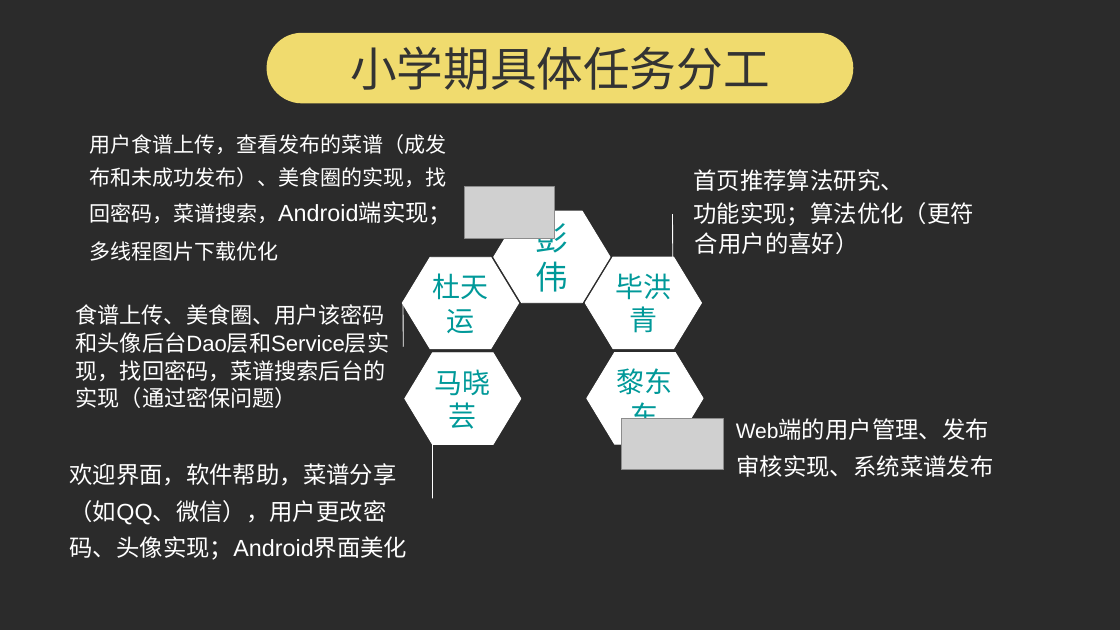
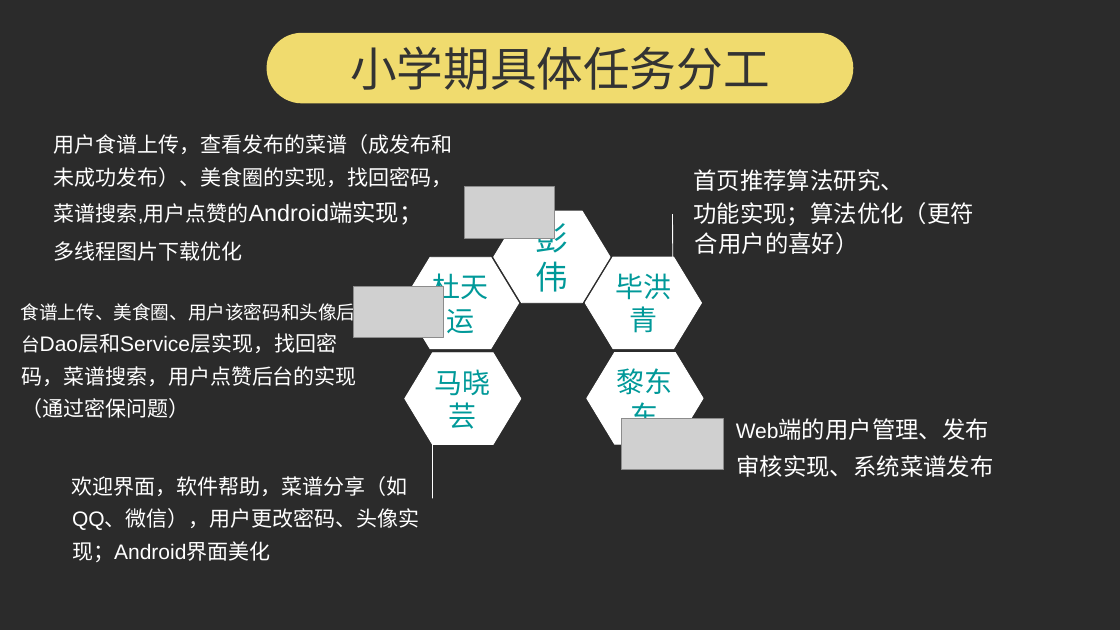
Before and after one commit to pwalan/Food_of_World, a slide deck: slide 4 of 小学期/面向领域实践2成果汇报.ppt. Drawn at 1120x630 pixels with LibreOffice and Linux fonts; fonts in the diff are those of the drawing; grey boxes stand for pictures; background and template pictures are left out; a plain dark background stands for a picture behind light text. Boxes give left, top, right and bottom in pixels: in the first picture for what was removed or moved away, otherwise in the second. Text is boxed around its words. In the diff, an @@ line names an element or a change of style, - is before the commit and + after.

```diff
--- a/小学期/面向领域实践2成果汇报.ppt
+++ b/小学期/面向领域实践2成果汇报.ppt
@@ text "用户食谱上传，查看发布的菜谱（成发布和未成功发布）、美食圈的实现，找回密码，菜谱搜索,用户点赞的Android端实现；": place and size @@
-text "用户食谱上传，查看发布的菜谱（成发布和未成功发布）、美食圈的实现，找回密码，菜谱搜索,用户点赞的Android端实现；" at box(89, 134, 452, 261)
+text "用户食谱上传，查看发布的菜谱（成发布和未成功发布）、美食圈的实现，找回密码，菜谱搜索,用户点赞的Android端实现；" at box(54, 134, 453, 261)
@@ text at box(54, 134, 453, 225): text changed @@
-用户食谱上传，查看发布的菜谱（成发布和未成功发布）、美食圈的实现，找回密码，菜谱搜索，Android端实现；
+用户食谱上传，查看发布的菜谱（成发布和未成功发布）、美食圈的实现，找回密码，菜谱搜索,用户点赞的Android端实现；
@@ picture added at box(353, 286, 442, 338) @@
@@ text at box(21, 300, 357, 418): text changed; size 19 to 18 pt @@
-食谱上传、美食圈、用户该密码和头像后台Dao层和Service层实现，找回密码，菜谱搜索后台的实现（通过密保问题）
+食谱上传、美食圈、用户该密码和头像后台Dao层和Service层实现，找回密码，菜谱搜索，用户点赞后台的实现（通过密保问题）
@@ line removed from (403, 347) to (403, 301) @@
@@ text "欢迎界面，软件帮助，菜谱分享（如QQ、微信），用户更改密码、头像实现；Android界面美化": place and size @@
-text "欢迎界面，软件帮助，菜谱分享（如QQ、微信），用户更改密码、头像实现；Android界面美化" at box(69, 463, 408, 560)
+text "欢迎界面，软件帮助，菜谱分享（如QQ、微信），用户更改密码、头像实现；Android界面美化" at box(72, 476, 420, 562)
@@ text "欢迎界面，软件帮助，菜谱分享（如QQ、微信），用户更改密码、头像实现；Android界面美化" at box(72, 476, 420, 562): size 20 to 18 pt @@
```
Also in this commit, not shown: 1 other slide changed, 13 slides added, 5 slides removed, 4 other files.
